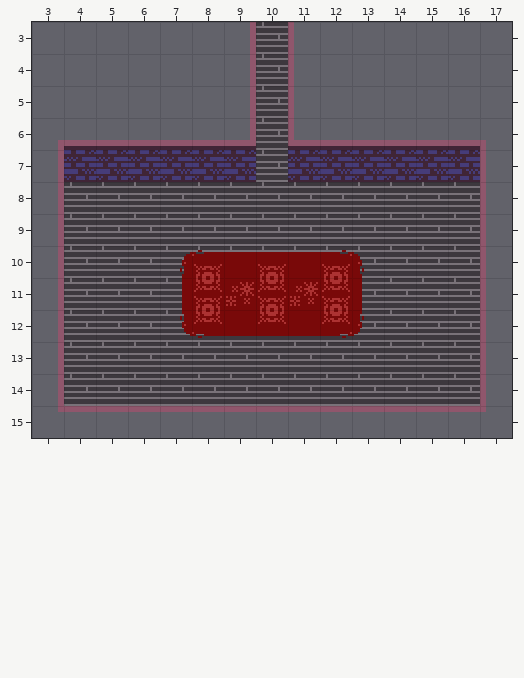
Tiled map: Mirror/assets/level/Tiled/main-room.tmx. Above: the version before the commit.
Cells are 32x32 px. Shown: x 3..17, y 3..15. Not drawn, because the pictures are missing: unchanged layer "objects".
And afterwards:
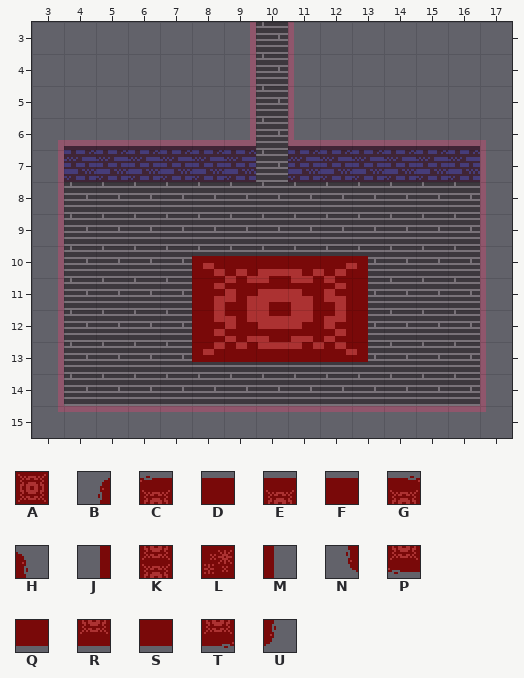
Key: from "decorations": A 1, B 20, C 21, D 22, E 23, F 24, G 25, H 26, J 30, K 31, L 32, M 36, N 40, P 41, Q 42, R 43, S 44, T 45, U 46.
_ is an empty cell.
Objects are placed by their top-left corner, in cells (3,4 is the top-left corner of cell 3,4); size is 1x1 cell unless given.
Changes in this commit:
{"where": "layer \"decorations\" (removed)"}
{"y":10,"x":7,"old":"BCDEFGH","new":"_______"}
{"y":11,"x":7,"old":"JKLKLKM","new":"_______"}
{"y":12,"x":7,"old":"NPQRSTU","new":"_______"}
{"where": "layer \"decorations\" (added)"}
{"now": "A at 8,10.3 size 5.5x3.3"}
{"label":"changed","picture_box":[180,250,368,362]}
